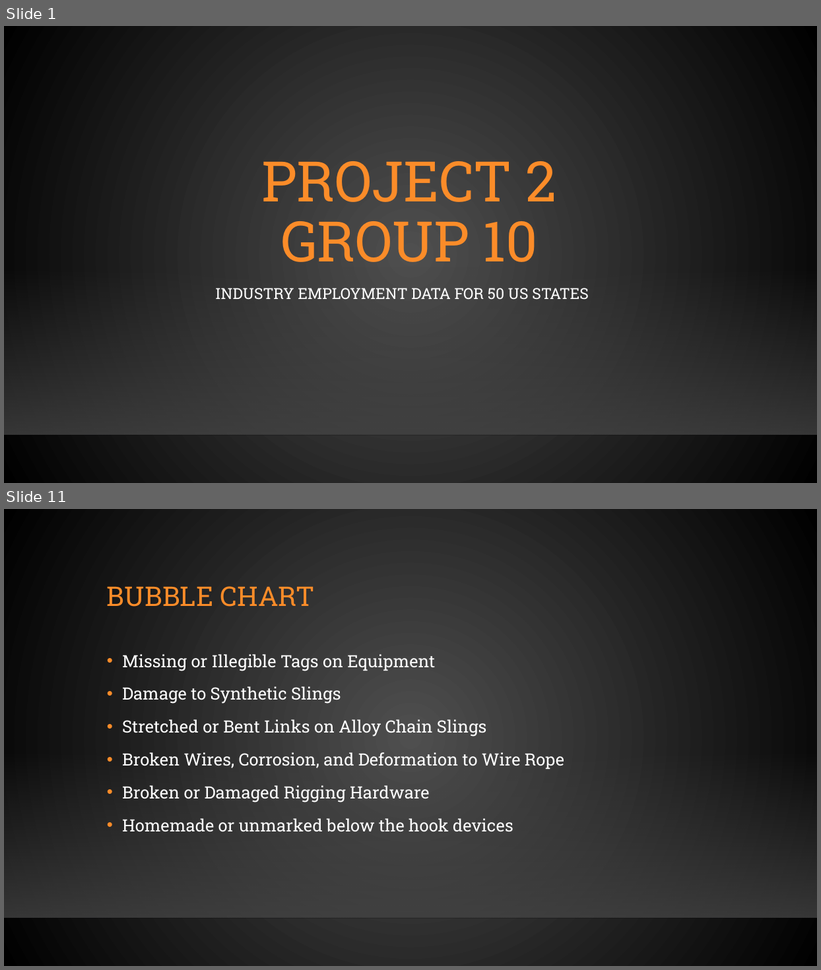
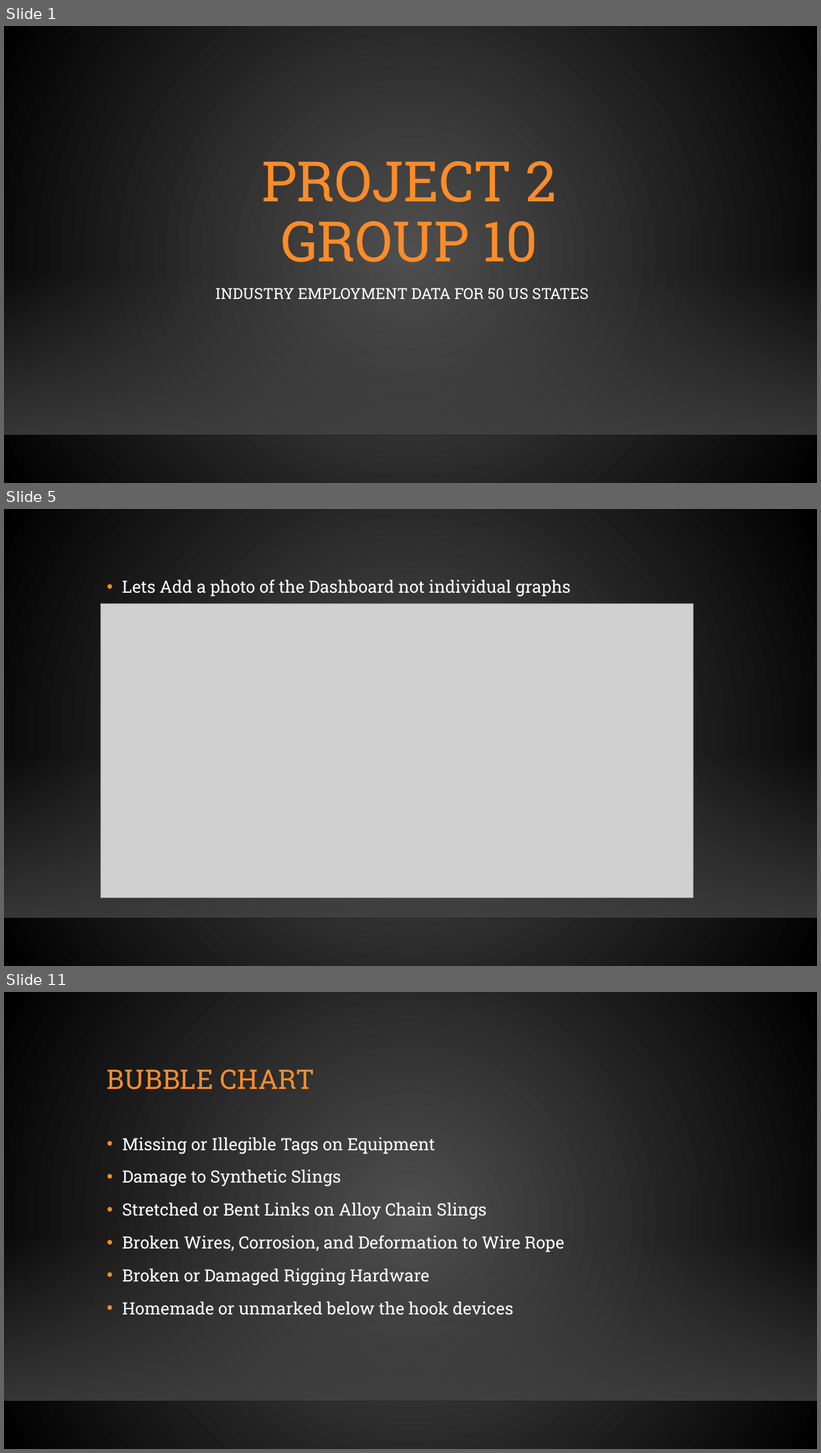
Before and after one commit to jobongie/group10_project2, a slide deck: Project_2_Group_10.pptx. Shown one above the other, each under a label of ours: slides 1 and 11 before the commit, slides 1, 5 and 11 after it; the slides between them are not shown. The pictures are 821x970 and 821x1453 pixels, drawn with LibreOffice and Linux fonts; fonts in the diff are those of the drawing; grey boxes stand for pictures; background and template pictures are left out. Boxes give left, top, right and bottom in pixels: in the first picture for what was removed or moved away, otherwise in the second. Text is boxed around its words. In the diff, an @@ line names an element or a change of style, - is before the commit and + after.

```diff
--- a/Project_2_Group_10.pptx
+++ b/Project_2_Group_10.pptx
@@ slide 5 added at [4, 509, 817, 966], background gradient #505050 to #000000; not listed: 2 template elements that a slide beside it also shows @@
@@ text added at [122, 580, 571, 597], 20 pt, text #FFFFFF @@
+• Lets Add a photo of the Dashboard not individual graphs
@@ picture added at [101, 604, 694, 898] @@
```
Also in this commit, not shown: 6 slides changed, 7 other slides added, 7 slides removed, 58 other files.
